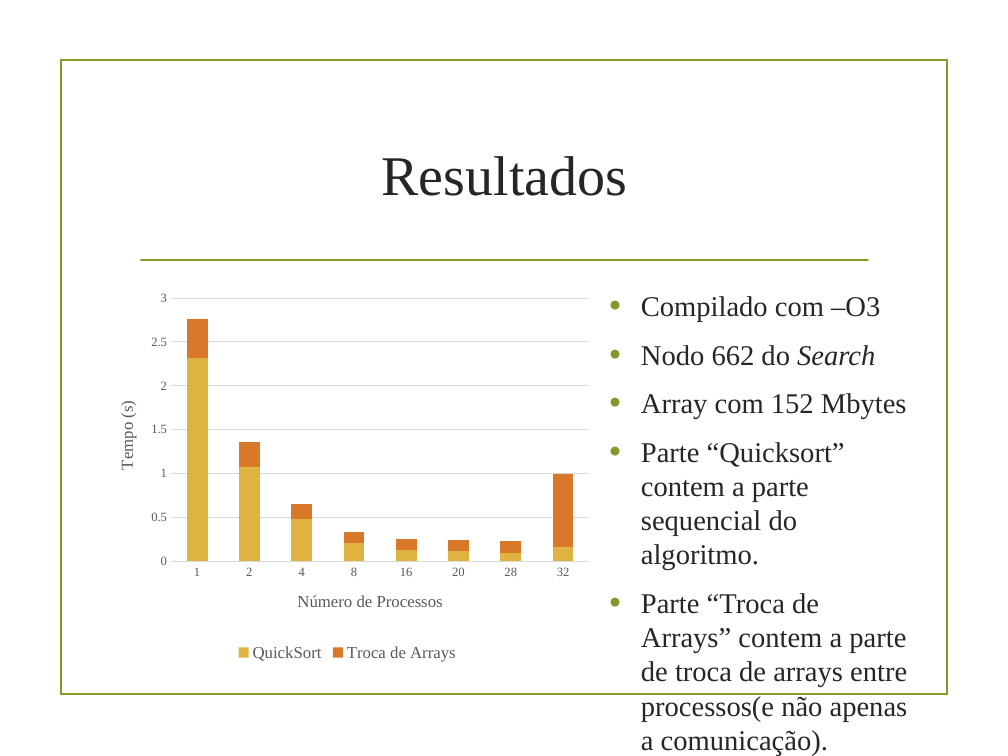
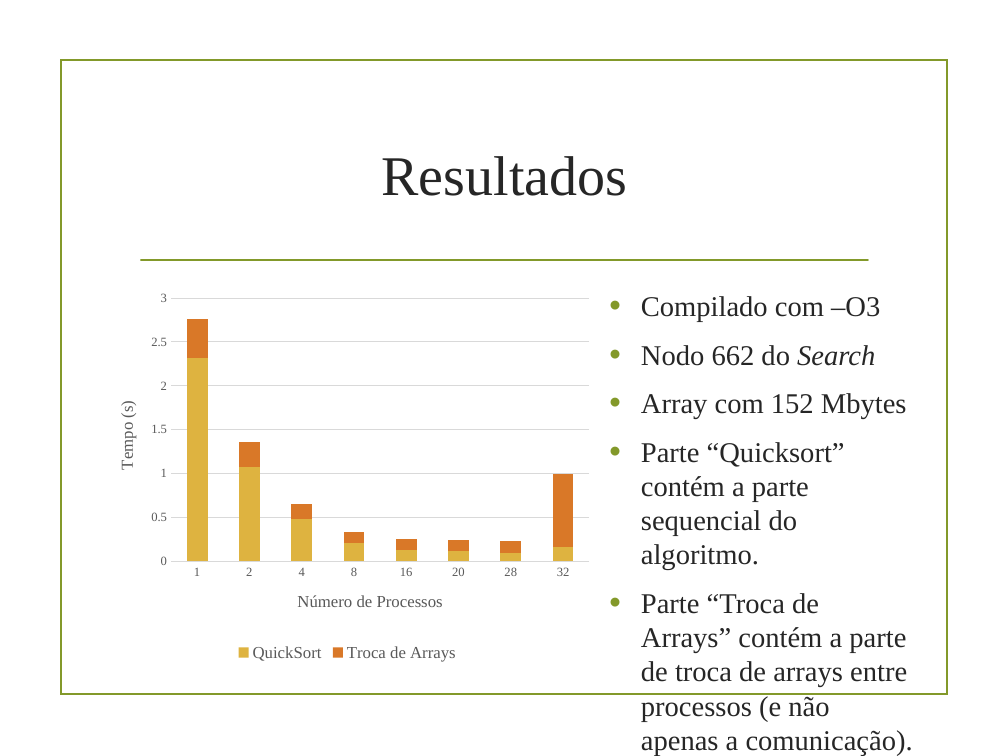
Before and after one commit to NunoOliv/PCP-Trabalho2_3, a slide deck: slide 9 of Apresentação.pptx (slide 13 before the commit). Drawn at 1008x756 pixels with LibreOffice and Linux fonts; fonts in the diff are those of the drawing; background and template pictures are left out. Boxes give left, top, right and bottom in pixels: in the first picture for what was removed or moved away, otherwise in the second. Text is boxed around its words. In the diff, an @@ line names an element or a change of style, - is before the commit and + after.

Commit message:
final commit

```diff
--- a/Apresentação.pptx
+++ b/Apresentação.pptx
@@ text at [641,442,913,756]: text changed @@
-• Parte “Quicksort” contem a parte sequencial do algoritmo.
-• Parte “Troca de Arrays” contem a parte de troca de arrays entre processos(e não apenas a comunicação).
+• Parte “Quicksort” contém a parte sequencial do algoritmo.
+• Parte “Troca de Arrays” contém a parte de troca de arrays entre processos (e não apenas a comunicação).
```
